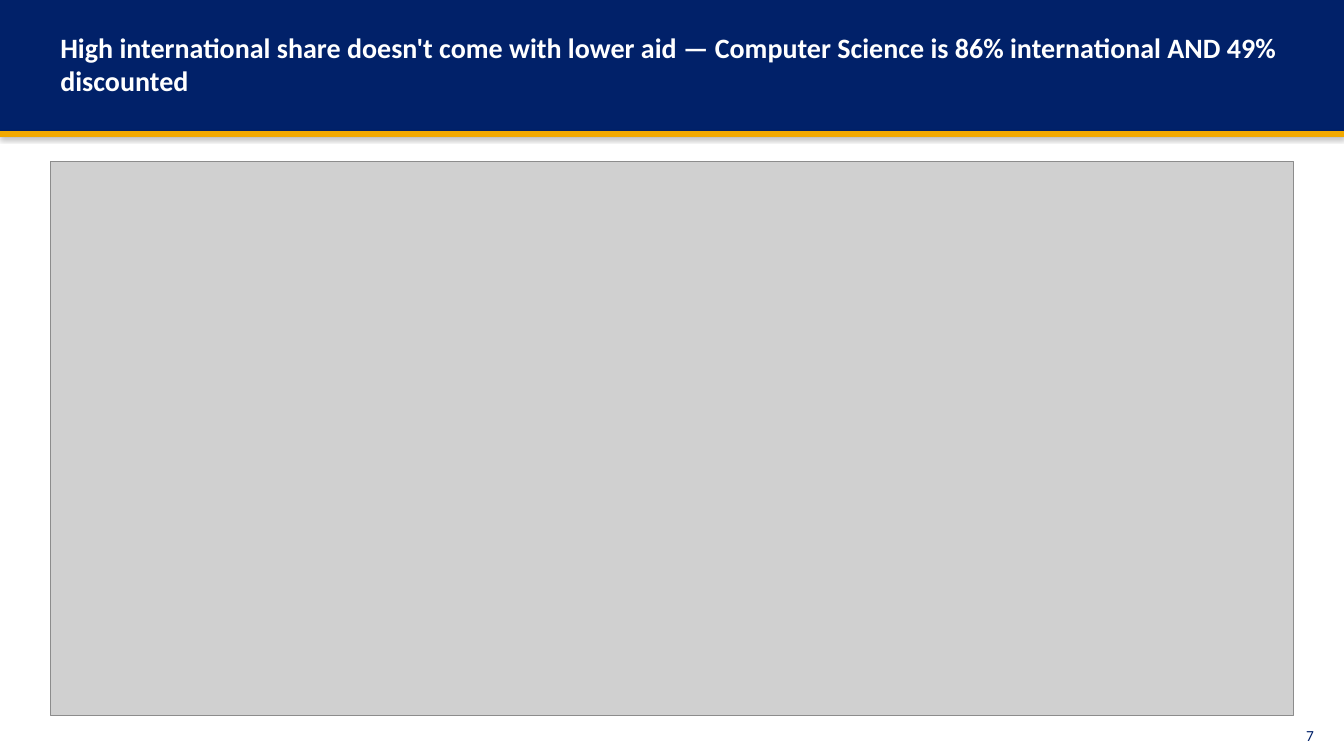
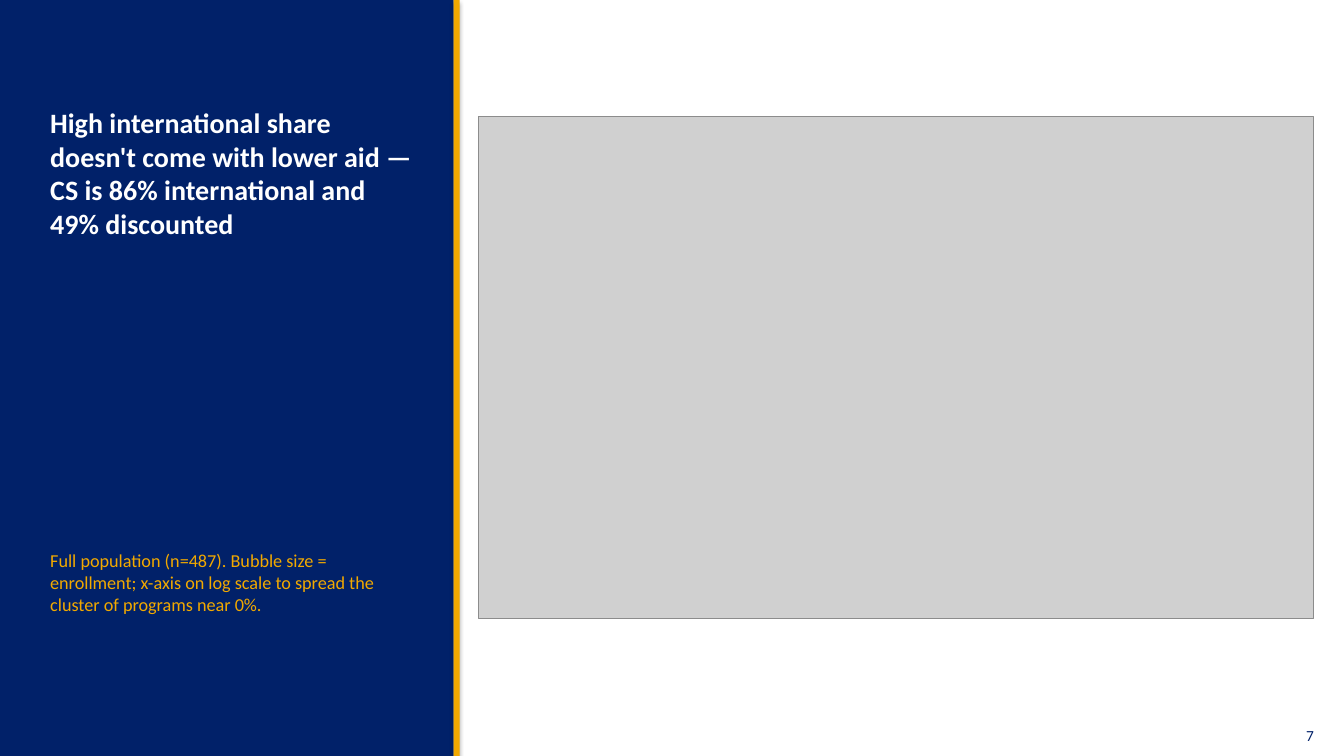
Before and after one commit to rjhunj2/grad-school-pricing, a slide deck: slide 7 of deliverables/emory_grad_pricing_v2.pptx. Drawn at 1344x756 pixels with LibreOffice and Linux fonts; fonts in the diff are those of the drawing; grey boxes stand for pictures. Boxes give left, top, right and bottom in pixels: in the first picture for what was removed or moved away, otherwise in the second. Text is boxed around its words. In the diff, an @@ line names an element or a change of style, - is before the commit and + after.

```diff
--- a/deliverables/emory_grad_pricing_v2.pptx
+++ b/deliverables/emory_grad_pricing_v2.pptx
@@ rectangle removed at <box>0,0,1344,131</box> @@
@@ rectangle added at <box>0,0,454,756</box>, fill #012169 @@
@@ rectangle added at <box>454,0,460,756</box>, fill #F2A900 @@
@@ text at <box>50,113,380,235</box>: text changed @@
-High international share doesn't come with lower aid — Computer Science is 86% international AND 49% discounted
+High international share doesn't come with lower aid — CS is 86% international and 49% discounted
@@ picture: place and size @@
-picture at <box>50,161,1294,716</box>
+picture at <box>479,117,1314,619</box>
@@ rectangle removed at <box>0,131,1344,137</box> @@
@@ text added at <box>50,554,374,614</box>, 13 pt, text #F2A900 @@
+Full population (n=487). Bubble size = enrollment; x-axis on log scale to spread the cluster of programs near 0%.
```
Also in this commit, not shown: 3 other slides changed, 5 other files.
